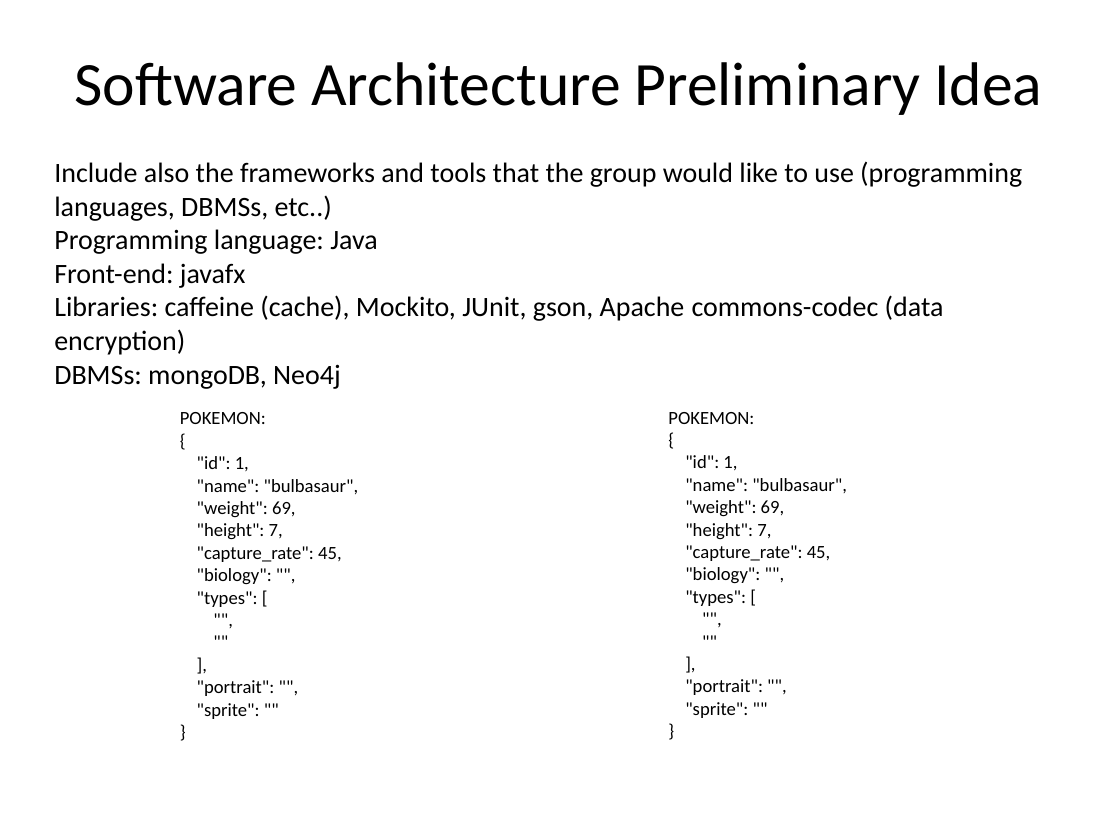
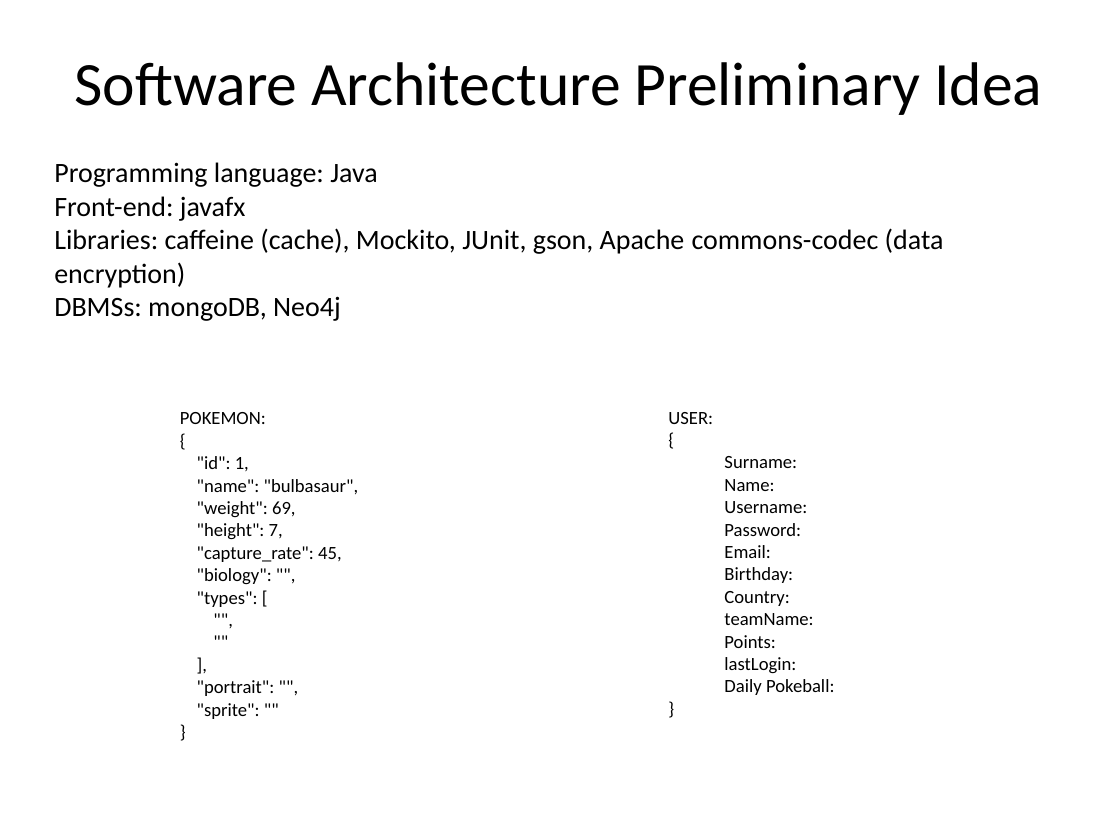
Before and after one commit to edofazza/pokeMongo, a slide deck: slide 9 of Documentation/slides.pptx. Drawn at 1120x840 pixels with LibreOffice and Linux fonts; fonts in the diff are those of the drawing; background and template pictures are left out. Boxes give left, top, right and bottom in pixels: in the first picture for what was removed or moved away, otherwise in the second. Text is boxed around its words. In the diff, an @@ line names an element or a change of style, - is before the commit and + after.

```diff
--- a/Documentation/slides.pptx
+++ b/Documentation/slides.pptx
@@ text at box(54, 161, 1022, 221): paragraph removed @@
-Include also the frameworks and tools that the group would like to use (programming languages, DBMSs, etc..)
@@ text at box(668, 412, 835, 695): text changed @@
-POKEMON:
-{
-"id": 1,
-"name": "bulbasaur",
-"weight": 69,
-"height": 7,
-"capture_rate": 45,
-"biology": "",
-"types": [
-"",
-""
-],
-"portrait": "",
-"sprite": ""
-}
+USER:
+{
+Surname:
+Name:
+Username:
+Password:
+Email:
+Birthday:
+Country:
+teamName:
+Points:
+lastLogin:
+Daily Pokeball:
+}
```
Also in this commit, not shown: 2 other slides changed, 4 other files.
